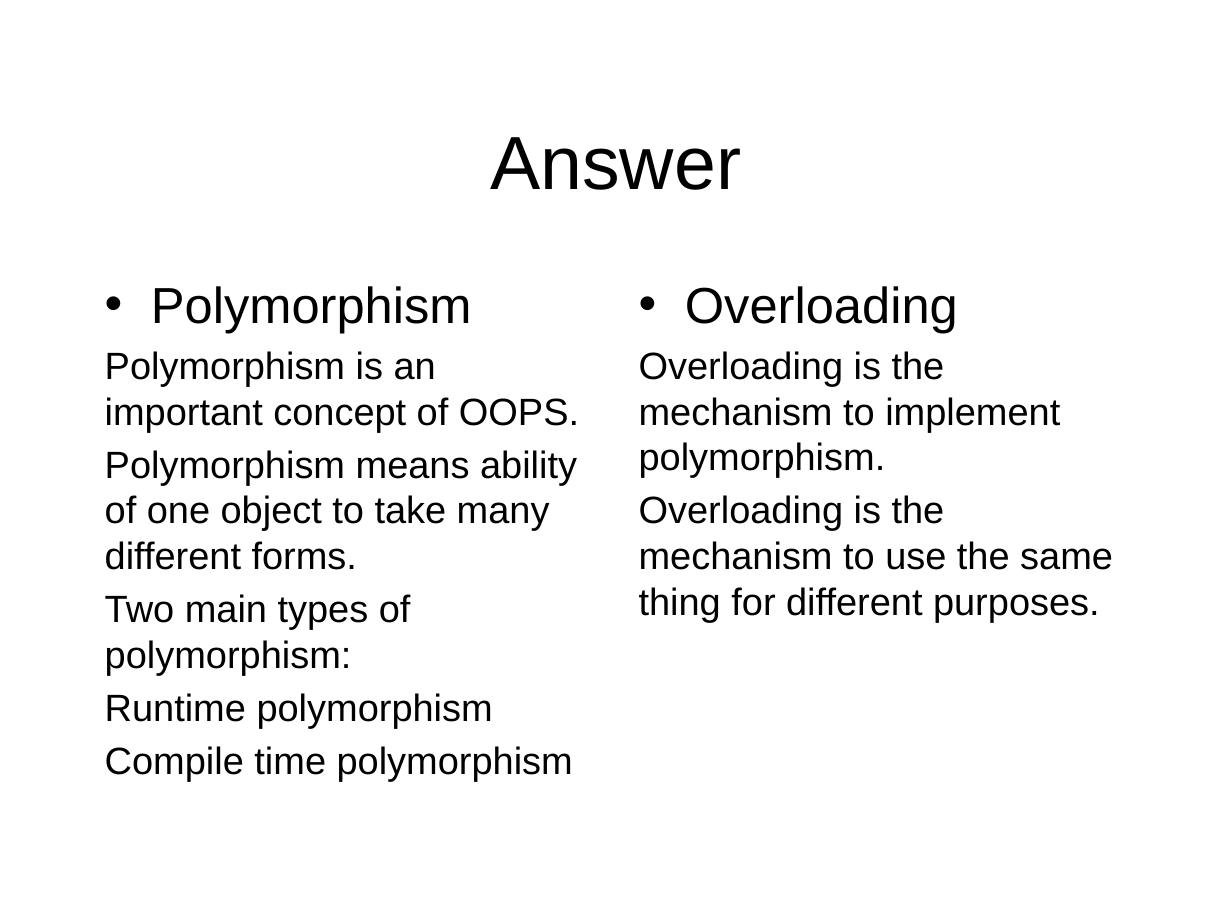
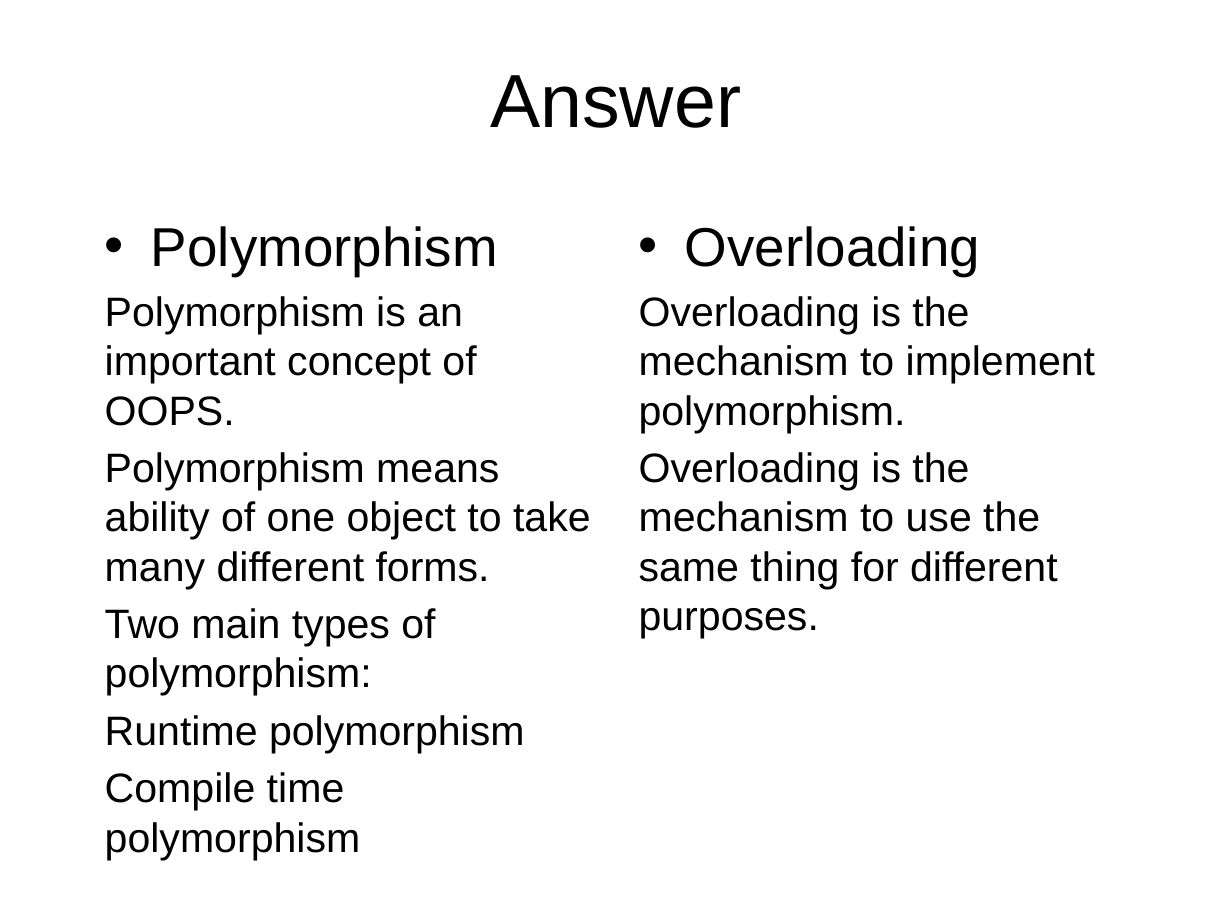
Before and after one commit to octaviordz/zjnu2017.github.io, a slide deck: slide 49 of OOAD/lectures/070--Notation.Part.2.pptx. Drawn at 1232x924 pixels with LibreOffice and Linux fonts; fonts in the diff are those of the drawing. Boxes give left, top, right and bottom in pixels: in the first picture for what was removed or moved away, otherwise in the second. Text is boxed around its words. In the diff, an @@ line names an element or a change of style, - is before the commit and + after.

```diff
--- a/OOAD/lectures/070--Notation.Part.2.pptx
+++ b/OOAD/lectures/070--Notation.Part.2.pptx
@@ title "Answer": place and size @@
-title "Answer" at [490, 137, 741, 190]
+title "Answer" at [490, 75, 741, 128]
@@ text "Polymorphism": place and size @@
-text "Polymorphism" at [105, 286, 579, 781]
+text "Polymorphism" at [105, 226, 591, 860]
@@ text "Polymorphism" at [105, 226, 591, 860]: size 29.6 to 32 pt in "Polymorphism"; size 22.2 to 24 pt @@
@@ text "Overloading": place and size @@
-text "Overloading" at [639, 286, 1113, 622]
+text "Overloading" at [639, 226, 1095, 638]
@@ text "Overloading" at [639, 226, 1095, 638]: size 29.6 to 32 pt in "Overloading"; size 22.2 to 24 pt @@
```
Also in this commit, not shown: 6 other slides changed.
